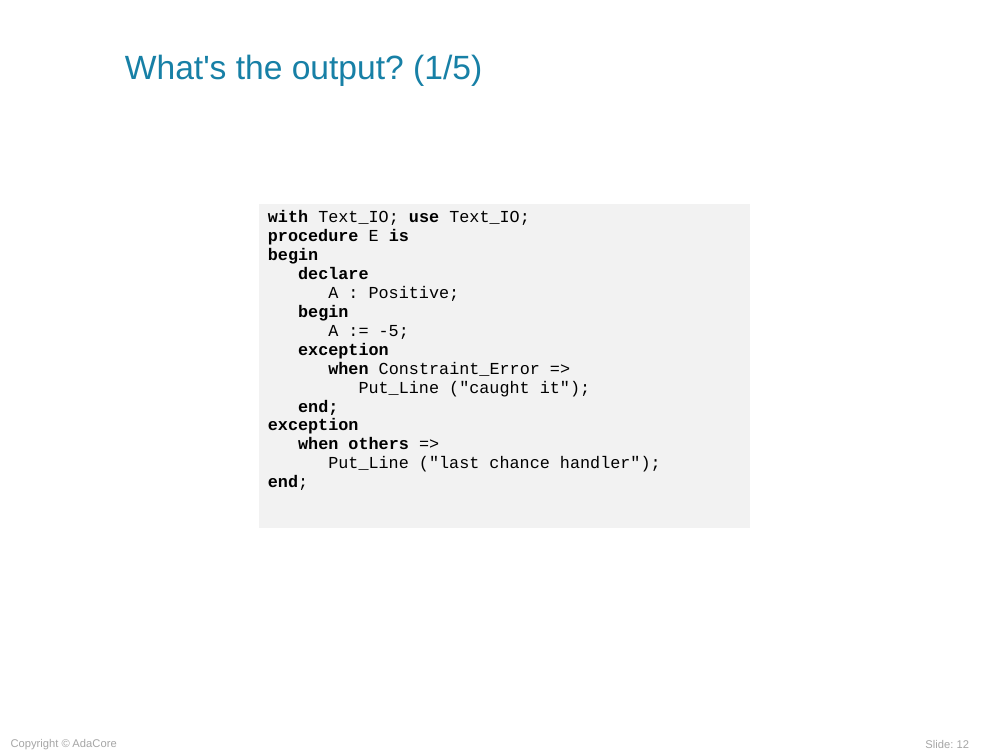
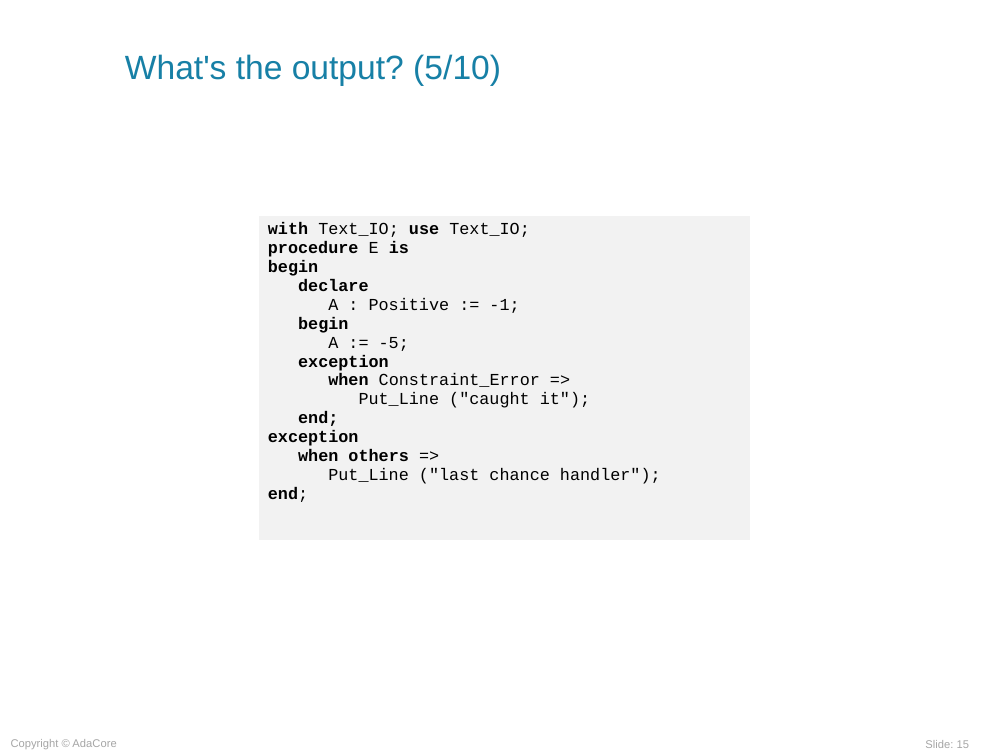
Before and after one commit to AdaCoreU/Courses, a slide deck: slide 15 of lectures/03_Programming_in_the_Large/01_Exceptions/Exceptions.ppt (slide 12 before the commit). Drawn at 1008x756 pixels with LibreOffice and Linux fonts; fonts in the diff are those of the drawing; background and template pictures are left out. Boxes give left, top, right and bottom in pixels: in the first picture for what was removed or moved away, otherwise in the second. Text is boxed around its words. In the diff, an @@ line names an element or a change of style, - is before the commit and + after.

Commit message:
further progress in the exception lesson

```diff
--- a/lectures/03_Programming_in_the_Large/01_Exceptions/Exceptions.ppt
+++ b/lectures/03_Programming_in_the_Large/01_Exceptions/Exceptions.ppt
@@ title at [125,54,501,86]: text changed @@
-What's the output? (1/5)
+What's the output? (5/10)
@@ table at [258,216,750,541] @@
@@ row 1, column 1: "with Text_IO; use Text_IO; / procedure E is / begin / declare / A : Positive; / begin / A := -5; / exception / when Constraint_Error => / Put_Line ("caught it"); / end; / exception / when others => / Put_Line ("last chance handler"); / end;" to "with Text_IO; use Text_IO; / procedure E is / begin / declare / A : Positive := -1; / begin / A := -5; / exception / when Constraint_Error => / Put_Line ("caught it"); / end; / exception / when others => / Put_Line ("last chance handler"); / end;" @@
@@ table: place and size @@
-table at [258,204,750,529]
+table at [258,216,750,541]
@@ page number at [925,740,969,748]: text changed @@
-Slide: 12
+Slide: 15
```
Also in this commit, not shown: 5 other slides changed, 7 slides added, 11 slides removed.
